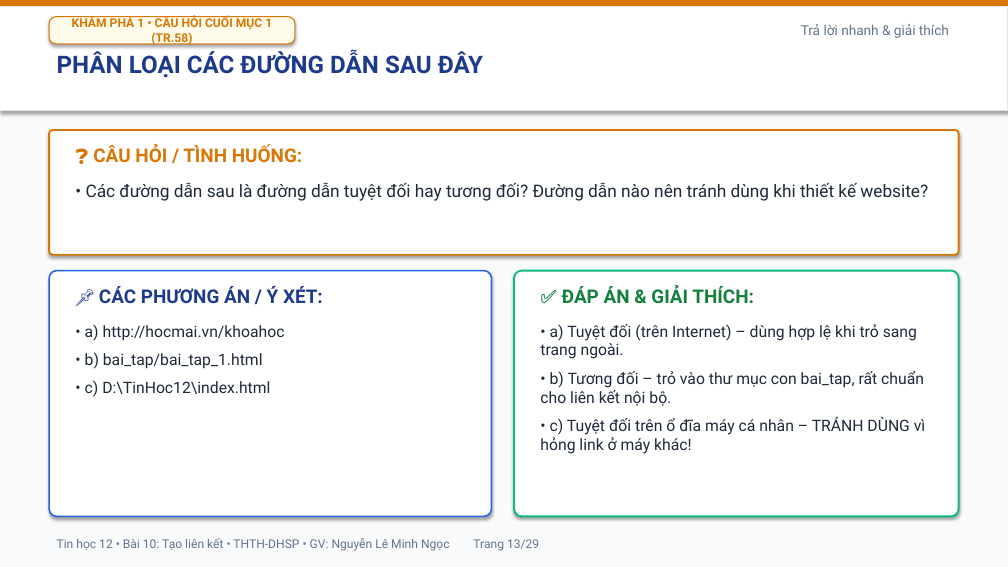
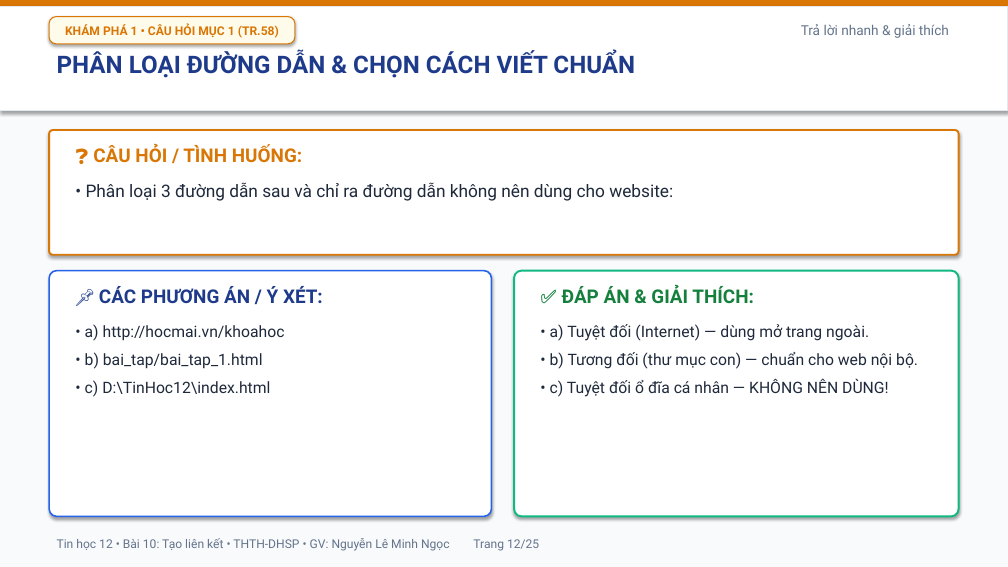
Before and after one commit to mngoc3110/TinHoc, a slide deck: slide 12 of Tin12/Bai10/Bai10_TrinhChieu.pptx (slide 13 before the commit). Drawn at 1008x567 pixels with LibreOffice and Linux fonts; fonts in the diff are those of the drawing. Boxes give left, top, right and bottom in pixels: in the first picture for what was removed or moved away, otherwise in the second. Text is boxed around its words. In the diff, an @@ line names an element or a change of style, - is before the commit and + after.

```diff
--- a/Tin12/Bai10/Bai10_TrinhChieu.pptx
+++ b/Tin12/Bai10/Bai10_TrinhChieu.pptx
@@ text in rounded rectangle at box(65, 23, 279, 38): text changed @@
-KHÁM PHÁ 1 • CÂU HỎI CUỐI MỤC 1 (TR.58)
+KHÁM PHÁ 1 • CÂU HỎI MỤC 1 (TR.58)
@@ text at box(57, 51, 635, 78): text changed @@
-PHÂN LOẠI CÁC ĐƯỜNG DẪN SAU ĐÂY
+PHÂN LOẠI ĐƯỜNG DẪN & CHỌN CÁCH VIẾT CHUẨN
@@ text at box(86, 182, 673, 201): text changed @@
-• Các đường dẫn sau là đường dẫn tuyệt đối hay tương đối? Đường dẫn nào nên tránh dùng khi thiết kế website?
+• Phân loại 3 đường dẫn sau và chỉ ra đường dẫn không nên dùng cho website:
@@ text at box(550, 324, 918, 397): text changed @@
-• a) Tuyệt đối (trên Internet) – dùng hợp lệ khi trỏ sang trang ngoài.
-• b) Tương đối – trỏ vào thư mục con bai_tap, rất chuẩn cho liên kết nội bộ.
-• c) Tuyệt đối trên ổ đĩa máy cá nhân – TRÁNH DÙNG vì hỏng link ở máy khác!
+• a) Tuyệt đối (Internet) — dùng mở trang ngoài.
+• b) Tương đối (thư mục con) — chuẩn cho web nội bộ.
+• c) Tuyệt đối ổ đĩa cá nhân — KHÔNG NÊN DÙNG!
@@ text at box(57, 538, 539, 551): text changed @@
-Tin học 12 • Bài 10: Tạo liên kết • THTH-DHSP • GV: Nguyễn Lê Minh Ngọc Trang 13/29
+Tin học 12 • Bài 10: Tạo liên kết • THTH-DHSP • GV: Nguyễn Lê Minh Ngọc Trang 12/25
```
Also in this commit, not shown: 20 other slides changed, 4 slides added, 8 slides removed, 23 other files.
